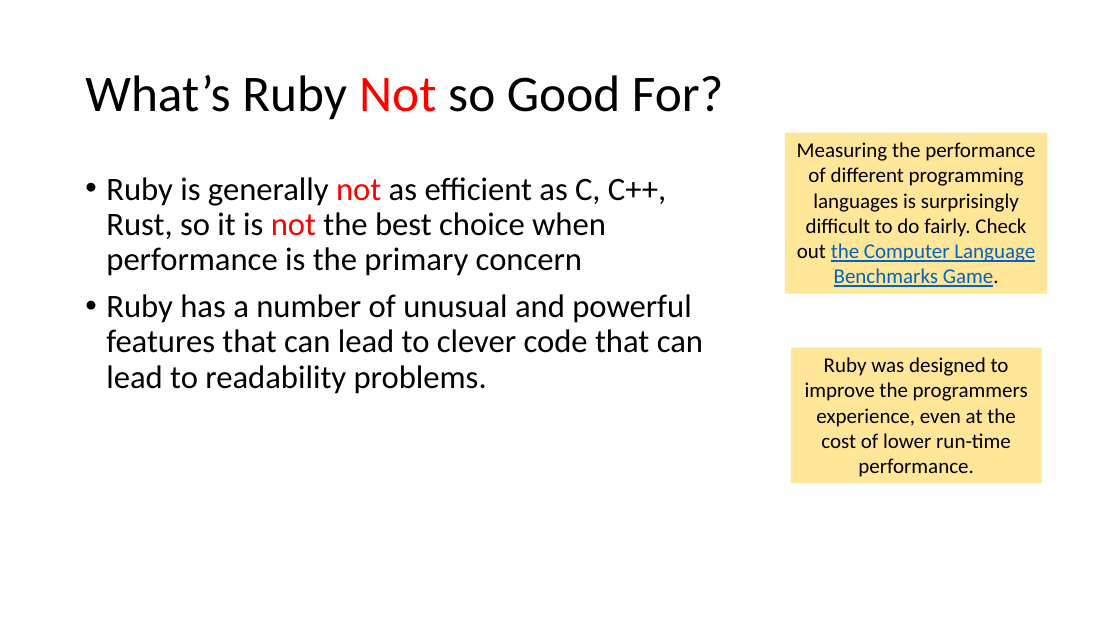
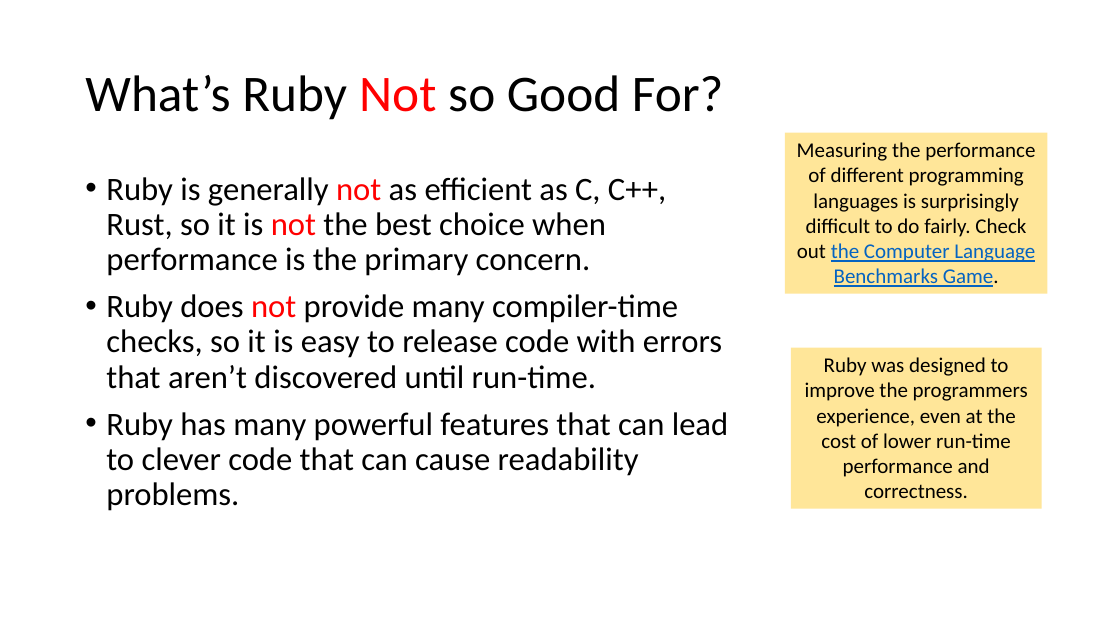
Before and after one commit to tjd1234/cmpt383summer2022, a slide deck: slide 12 of docs/languages/ruby/ruby1995.pptx. Drawn at 1120x630 pixels with LibreOffice and Linux fonts; fonts in the diff are those of the drawing. Boxes give left, top, right and bottom in pixels: in the first picture for what was removed or moved away, otherwise in the second. Text is boxed around its words. In the diff, an @@ line names an element or a change of style, - is before the commit and + after.

Commit message:
updated

```diff
--- a/docs/languages/ruby/ruby1995.pptx
+++ b/docs/languages/ruby/ruby1995.pptx
@@ text at box(106, 177, 728, 511): text changed @@
-• Ruby is generally not as efficient as C, C++, Rust, so it is not the best choice when performance is the primary concern
-• Ruby has a number of unusual and powerful features that can lead to clever code that can lead to readability problems.
+• Ruby is generally not as efficient as C, C++, Rust, so it is not the best choice when performance is the primary concern.
+• Ruby does not provide many compiler-time checks, so it is easy to release code with errors that aren’t discovered until run-time.
+• Ruby has many powerful features that can lead to clever code that can cause readability problems.
@@ rectangle "Ruby was designed to improve ...": place and size @@
-rectangle "Ruby was designed to improve ..." at box(791, 348, 1042, 484)
+rectangle "Ruby was designed to improve ..." at box(791, 348, 1042, 509)
@@ text in rectangle at box(805, 357, 1028, 498): text changed @@
-Ruby was designed to improve the programmers experience, even at the cost of lower run-time performance.
+Ruby was designed to improve the programmers experience, even at the cost of lower run-time performance and correctness.
```
Also in this commit, not shown: 4 other slides changed.
